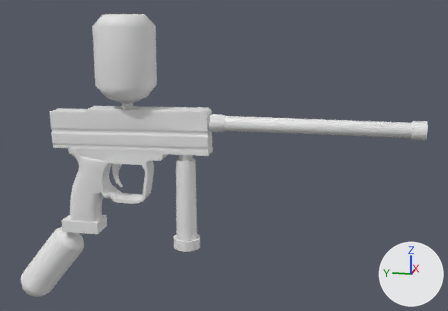
Before and after pictures for a commit that changed the FBX model Assets/Arts/Models/PaintBall Gun/PaintBall Gun.fbx.
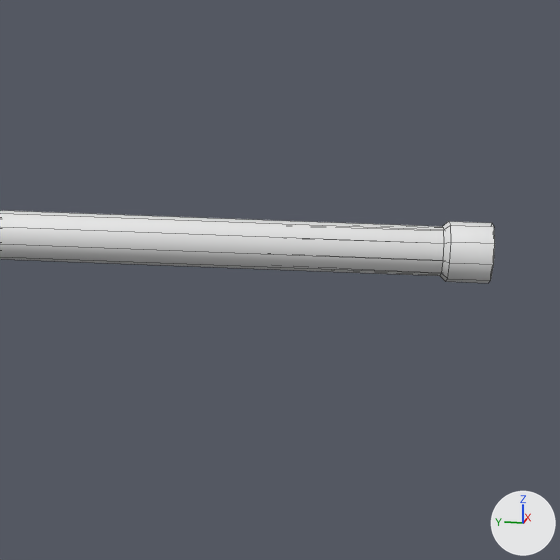
Each version appears first whole from a camera (50 mm lens) standing at (-0.948, -0.413, 0.267) and looking at (0.014, -0.22, 0.027), and next in a close-up on the part from 61% to 100% of the width and 17% to 73% of the height. Lighting does not change. The marker at lower right points along +X, +Y and +Z. The close-ups show mesh edges as thin lines. Where no turn or scale is listed for an object, it has been applied to the vertices.

Names of what the first close-up shows: 'Barrel'.
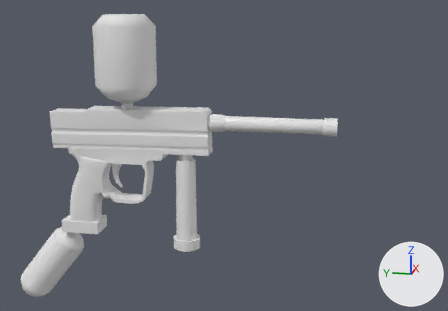
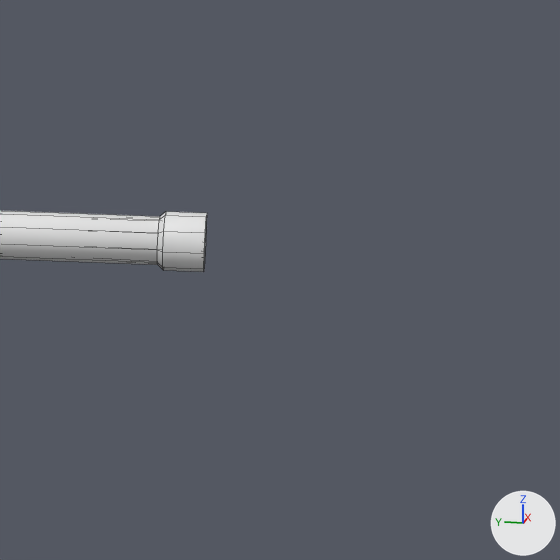
Changed parts and their boxes (x1, y1, x2, y2) in the close-ups (560 x 560 px):
'Barrel', reshaped
    before: (0, 210, 495, 283)
    after: (0, 210, 207, 272)

The edits, one by one:
me_cylinder_002 has 72 vertices, 63 faces and spans x -0.014..0.014, y -0.53..-0.197, z 0.068..0.096.
me_cylinder_002 is used by ob_barrel; location (0.0, 0.0, 0.0).
me_cylinder_002 part 1: all 36 vertices in x -0.014..0.014, y -0.53..-0.508, z 0.068..0.096 are moved by (0.0, 0.13, 0.0).
